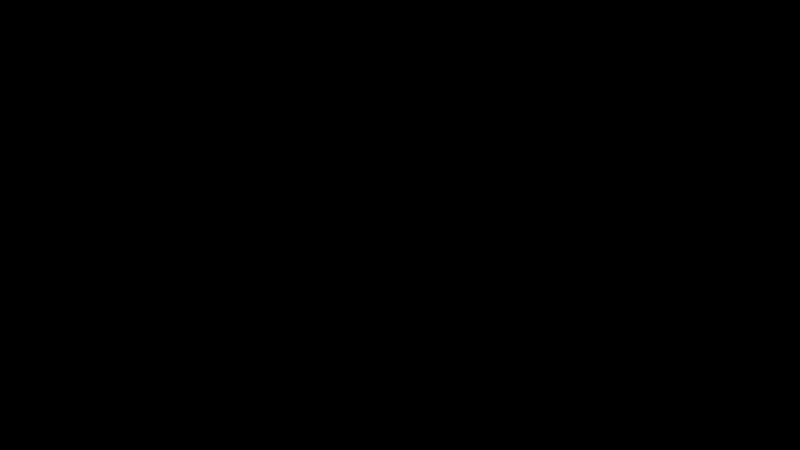
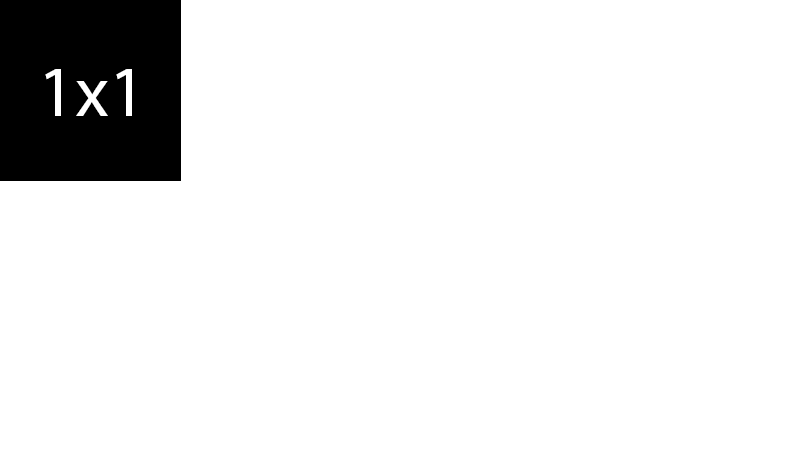
Before/after of a 800px x 450px layered artwork. What changed in the layer stack:
added layer "3x2" above "16x9" over [181, 128, 282, 177]
added layer "16x9" above "Transition zone 2" over [279, 168, 414, 217]
added layer "Transition zone 2" above "Transition zone" over [165, 132, 408, 245]
added layer "Transition zone" above "1x1" over [29, 97, 272, 210]
added layer "1x1" above "Rectangle 1" over [45, 69, 132, 116]
painted on "Rectangle 1" over [0, 0, 800, 450]
